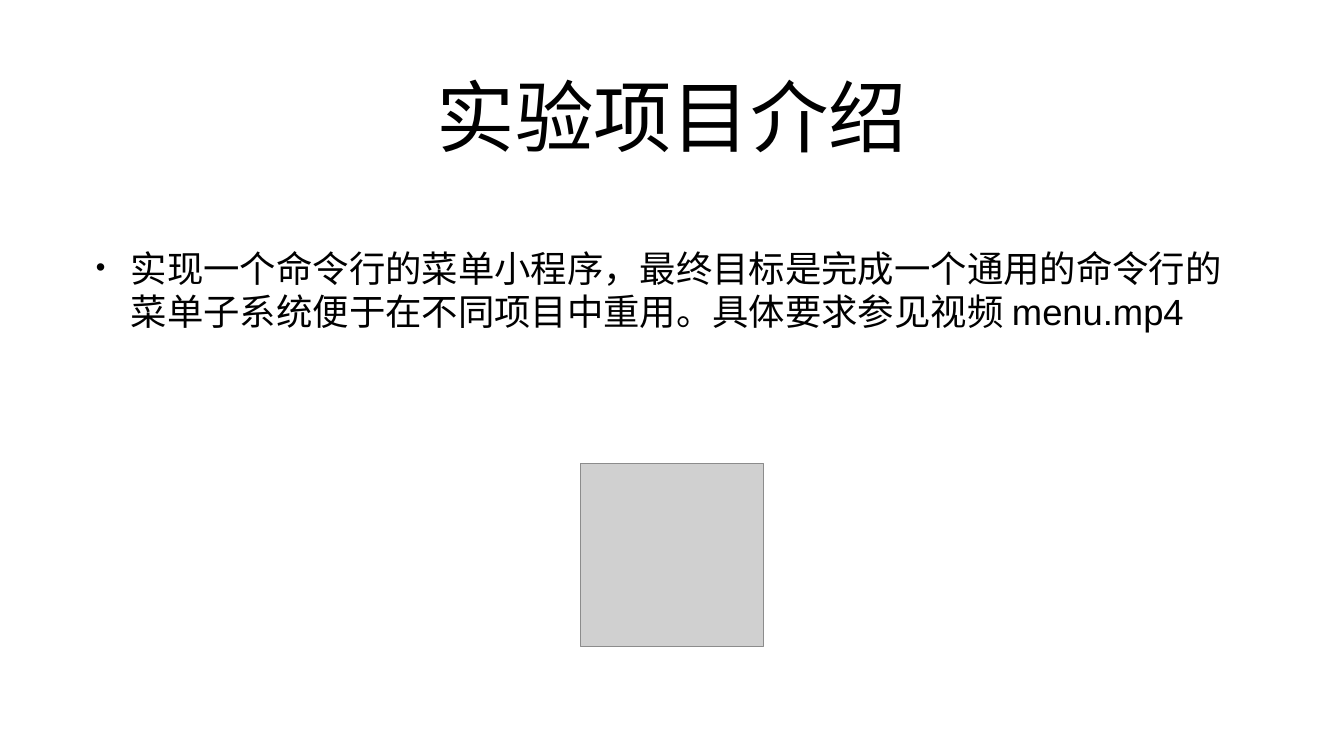
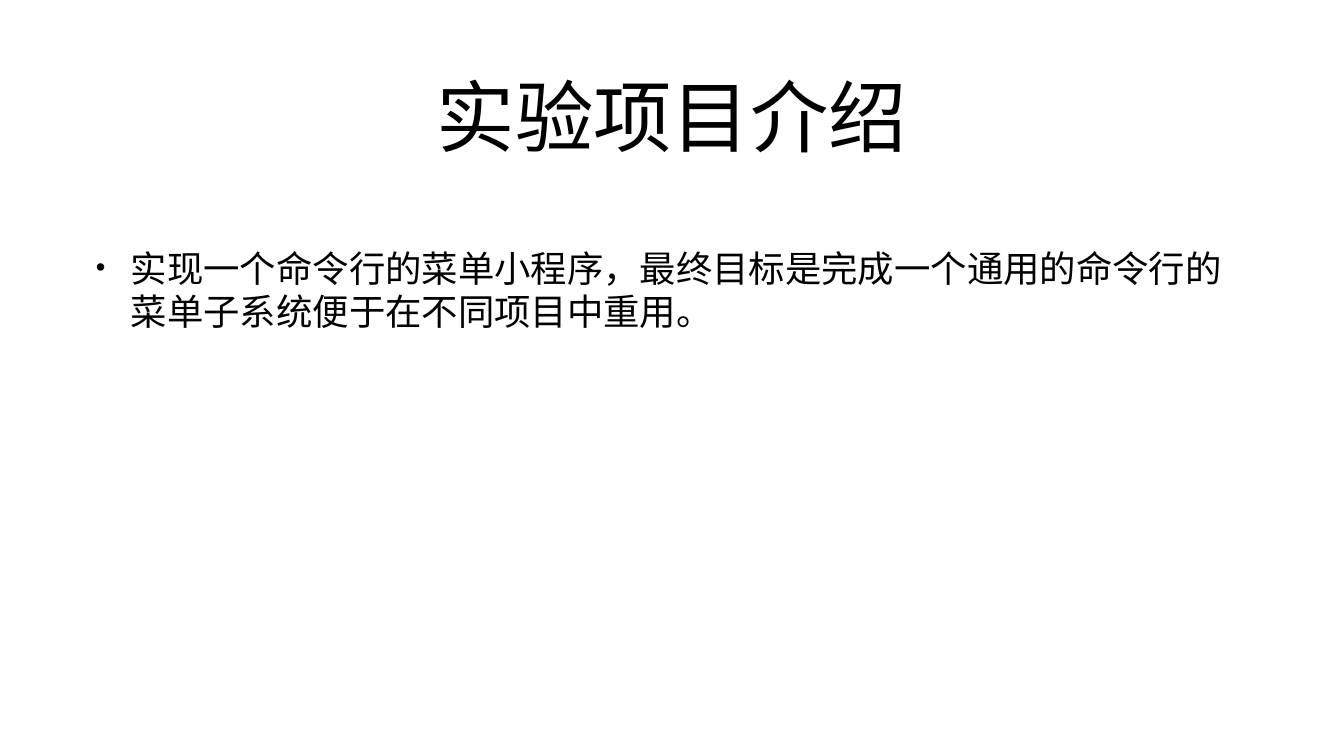
Before and after one commit to mengning/se, a slide deck: slide 12 of ppt/工程化编程实战——代码中的软件工程.pptx. Drawn at 1344x756 pixels with LibreOffice and Linux fonts; fonts in the diff are those of the drawing; grey boxes stand for pictures. Boxes give left, top, right and bottom in pixels: in the first picture for what was removed or moved away, otherwise in the second. Text is boxed around its words. In the diff, an @@ line names an element or a change of style, - is before the commit and + after.

```diff
--- a/ppt/工程化编程实战——代码中的软件工程.pptx
+++ b/ppt/工程化编程实战——代码中的软件工程.pptx
@@ text at (131,251,1222,328): text changed @@
-• 实现一个命令行的菜单小程序，最终目标是完成一个通用的命令行的菜单子系统便于在不同项目中重用。具体要求参见视频 menu.mp4
+• 实现一个命令行的菜单小程序，最终目标是完成一个通用的命令行的菜单子系统便于在不同项目中重用。
@@ picture removed at (581,463,764,647) @@
```
Also in this commit, not shown: 21 other slides changed, 3 slides removed.
